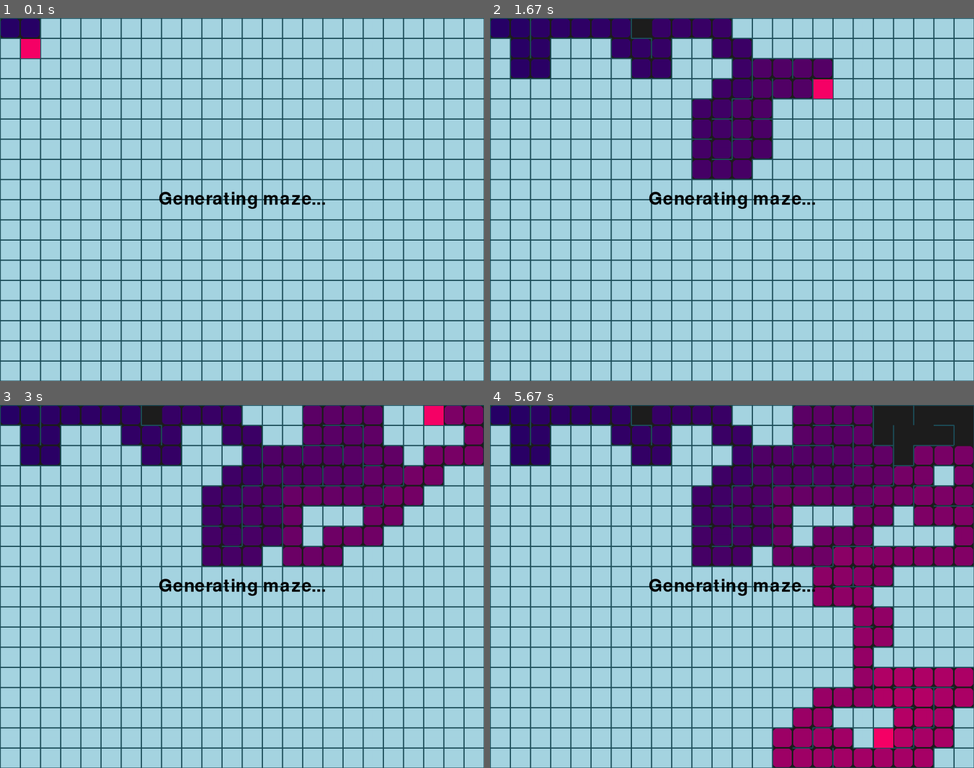
Above: before the commit, frames 1-4 (two rows, left to right).
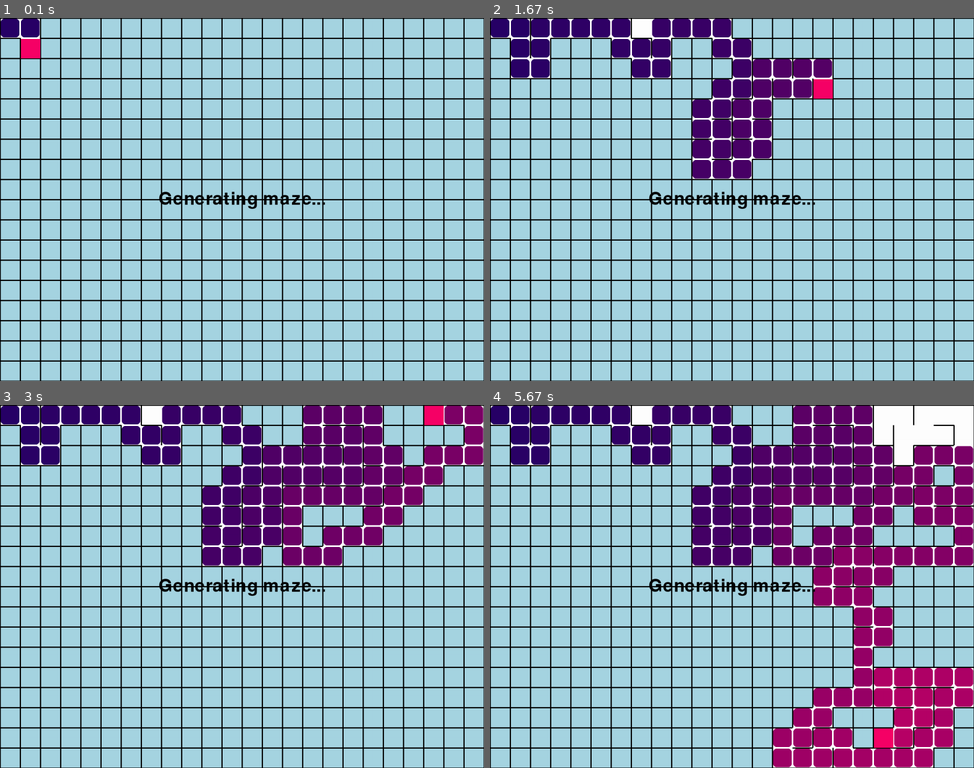
Above: after the commit, the same moments.

Repository: NanoMars/mini-pygame-collection
Game: pygame game, started from Games/Maze.py
Two runs of this game, one before a commit and one after it. Both use one fixed random seed, a clock stepped at 60 frames per second and the inputs below.
Inputs:
- Up to frame 1 (0.1 s): no input
- Up to frame 2 (1.67 s): no input
- Up to frame 3 (3 s): no input
- Up to frame 4 (5.67 s): no input

The runs differ from the first frame. In frame 1, 13% of the frame differs, in the area x 0-100%, y 0-100%; in frame 2, 14%; in frame 3, 15%; in frame 4, 18%.

Commit message:
States and gameplay finally working!

Diff:
--- a/Games/Maze.py
+++ b/Games/Maze.py
@@ -1,4 +1,4 @@
-import pygame
+import pygame, subprocess
 from random import choice
 
 RES = WIDTH, HEIGHT = 1200, 900
@@ -8,6 +8,11 @@
 pygame.init()
 sc = pygame.display.set_mode(RES)
 clock = pygame.time.Clock()
+
+game_path = "main.py"
+
+
+wall_colour = pygame.Color('black')
 
 class Cell:
     def __init__(self, x, y):
@@ -23,16 +28,16 @@
         x, y = self.x * TILE, self.y * TILE
 
         if self.visited:
-            pygame.draw.rect(sc, pygame.Color('#1e1e1e'), (x, y, TILE, TILE))
+            pygame.draw.rect(sc, pygame.Color('white'), (x, y, TILE, TILE))
 
         if self.walls['top']:
-            pygame.draw.line(sc, pygame.Color('#1e4f5b'), (x, y), (x + TILE, y), 3)
+            pygame.draw.line(sc, wall_colour, (x, y), (x + TILE, y), 3)
         if self.walls['right']:
-            pygame.draw.line(sc, pygame.Color('#1e4f5b'), (x + TILE, y), (x + TILE, y + TILE), 3)
+            pygame.draw.line(sc, wall_colour, (x + TILE, y), (x + TILE, y + TILE), 3)
         if self.walls['bottom']:
-            pygame.draw.line(sc, pygame.Color('#1e4f5b'), (x + TILE, y + TILE), (x, y + TILE), 3)
+            pygame.draw.line(sc, wall_colour, (x + TILE, y + TILE), (x, y + TILE), 3)
         if self.walls['left']:
-            pygame.draw.line(sc, pygame.Color('#1e4f5b'), (x, y + TILE), (x, y), 3)
+            pygame.draw.line(sc, wall_colour, (x, y + TILE), (x, y), 3)
 
     def check_cell(self, x, y):
         find_index = lambda x, y: x + y * cols
@@ -85,13 +90,14 @@
 colors, color = [], 40
 mouse_pos = (0, 0)
 game_state = 'loading'
+timer_start = None
 
 def draw_loading_screen():
     text = font.render('Generating maze...', True, pygame.Color('black'))
     sc.blit(text, (WIDTH // 2 - text.get_width() // 2, HEIGHT // 2 - text.get_height() // 2))
 
 def draw_waiting_screen():
-    pygame.draw.rect(sc, pygame.Color('black'), (0, 0, WIDTH, HEIGHT))
+    sc.fill(pygame.Color('black'))
     pygame.draw.rect(sc, pygame.Color('red'), (WIDTH - TILE, HEIGHT - TILE, TILE, TILE))
 
     text = font.render('Place cursor on the red square', True, pygame.Color('white'))
@@ -109,6 +115,7 @@
     [pygame.draw.rect(sc, colors[i], (cell.x * TILE + 2, cell.y * TILE + 2, TILE - 4, TILE - 4), border_radius=8) for i, cell in enumerate(stack)]
 
     mouse_pos = pygame.mouse.get_pos()
+    color_under_cursor = sc.get_at(mouse_pos)
 
     if game_state == 'loading':
         draw_loading_screen()
@@ -138,6 +145,23 @@
 
         if mouse_pos[0] > (WIDTH - TILE) and mouse_pos[0] < (WIDTH) and mouse_pos[1] > HEIGHT - TILE and mouse_pos[1] < HEIGHT:
             game_state = 'playing'
+    if game_state == 'playing':
+        pygame.draw.rect(sc, pygame.Color(0,255,0), (0, 0, TILE, TILE))
+        if color_under_cursor == (0, 0, 0, 255):
+            game_state = 'waiting'
+        elif mouse_pos[0] > 0 and mouse_pos[1] > 0 and mouse_pos[0] < TILE and mouse_pos[1] < TILE:
+            game_state = 'win'
+    if game_state == 'win':
+        sc.fill(pygame.Color('white'))
+        text = font.render('You win!', True, pygame.Color('black'))
+        sc.blit(text, (WIDTH // 2 - text.get_width() // 2, HEIGHT // 2 - text.get_height() // 2))
+
+        if not timer_start:
+            timer_start = pygame.time.get_ticks()
+        elif pygame.time.get_ticks() - timer_start > 2500:
+            subprocess.Popen(["python3", "-c", f"import game_opener; game_opener.open_game('{game_path}')"])
+            pygame.quit()
+            exit()
 
 
 
